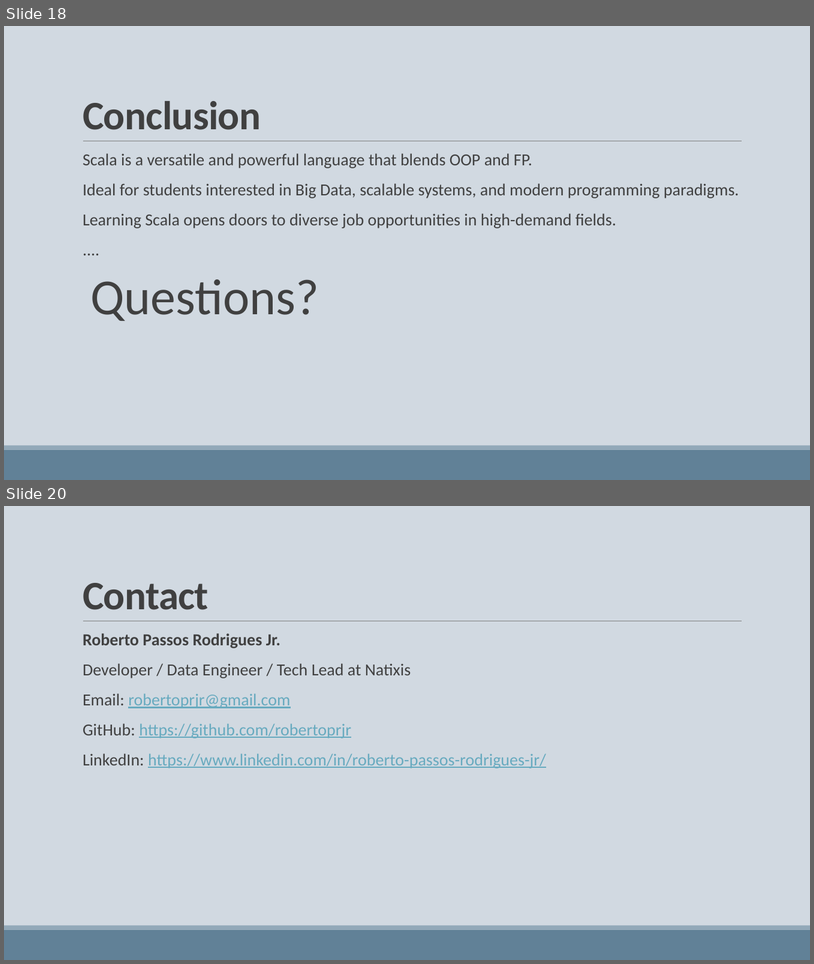
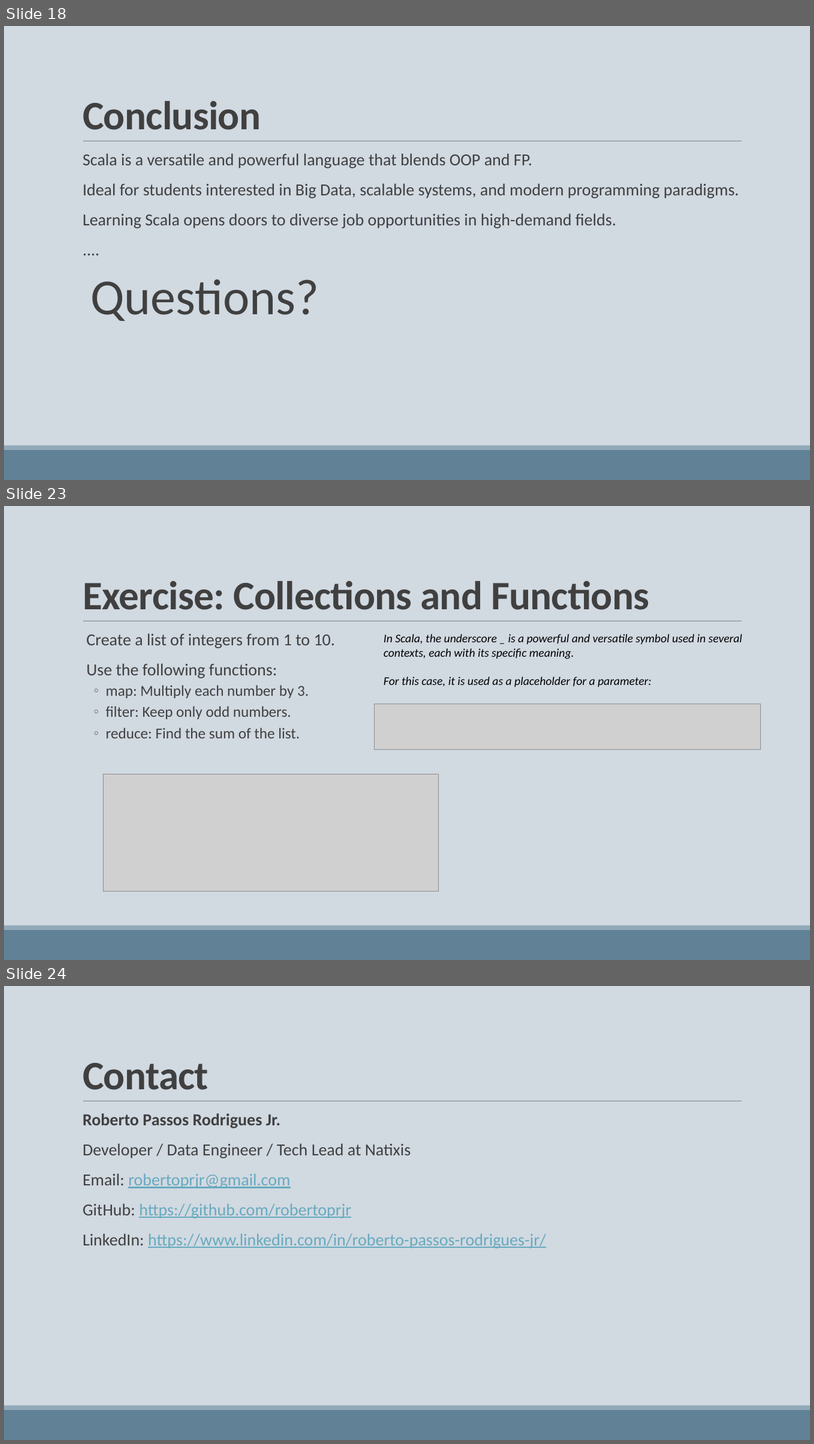
Before and after one commit to robertoprjr/presentations, a slide deck: scala_2x.pptx. Shown one above the other, each under a label of ours: slides 18 and 20 before the commit, slides 18, 23 and 24 after it; the slides between them are not shown. The pictures are 814x964 and 814x1444 pixels, drawn with LibreOffice and Linux fonts; fonts in the diff are those of the drawing; grey boxes stand for pictures. Boxes give left, top, right and bottom in pixels: in the first picture for what was removed or moved away, otherwise in the second. Text is boxed around its words. In the diff, an @@ line names an element or a change of style, - is before the commit and + after.

Commit message:
V1 Scala Presentation

```diff
--- a/scala_2x.pptx
+++ b/scala_2x.pptx
@@ slide 23 added at <box>4,506,810,960</box>, background #D1D9E1; not listed: 3 template elements that a slide beside it also shows @@
@@ title added at <box>83,581,650,610</box>, 48 pt, text #404040, bold @@
+Exercise: Collections and Functions
@@ text added at <box>86,633,335,738</box>, 18 pt, text #404040 @@
+  Create a list of integers from 1 to 10.
+  Use the following functions:
+  ◦ map: Multiply each number by 3.
+  ◦ filter: Keep only odd numbers.
+  ◦ reduce: Find the sum of the list.
@@ text added at <box>384,634,743,687</box>, 14 pt, text #000000, italic @@
+In Scala, the underscore _ is a powerful and versatile symbol used in several contexts, each with its specific meaning.
+For this case, it is used as a placeholder for a parameter:
@@ picture added at <box>375,704,761,749</box> @@
@@ picture added at <box>103,774,439,891</box> @@
@@ what was slide 20 is now slide 24 @@
```
Also in this commit, not shown: 1 slide changed, 3 other slides added, 1 other file.
